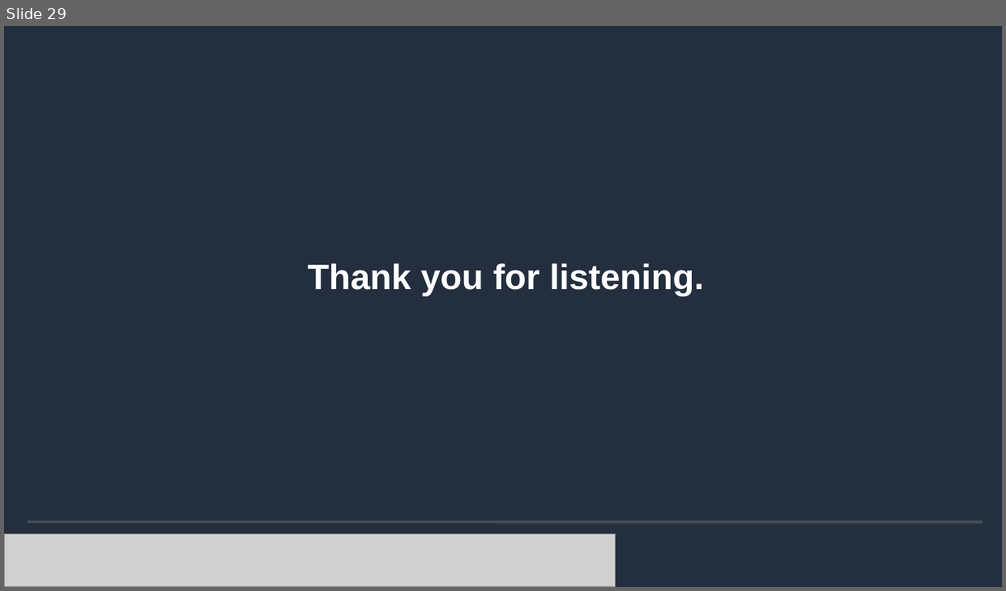
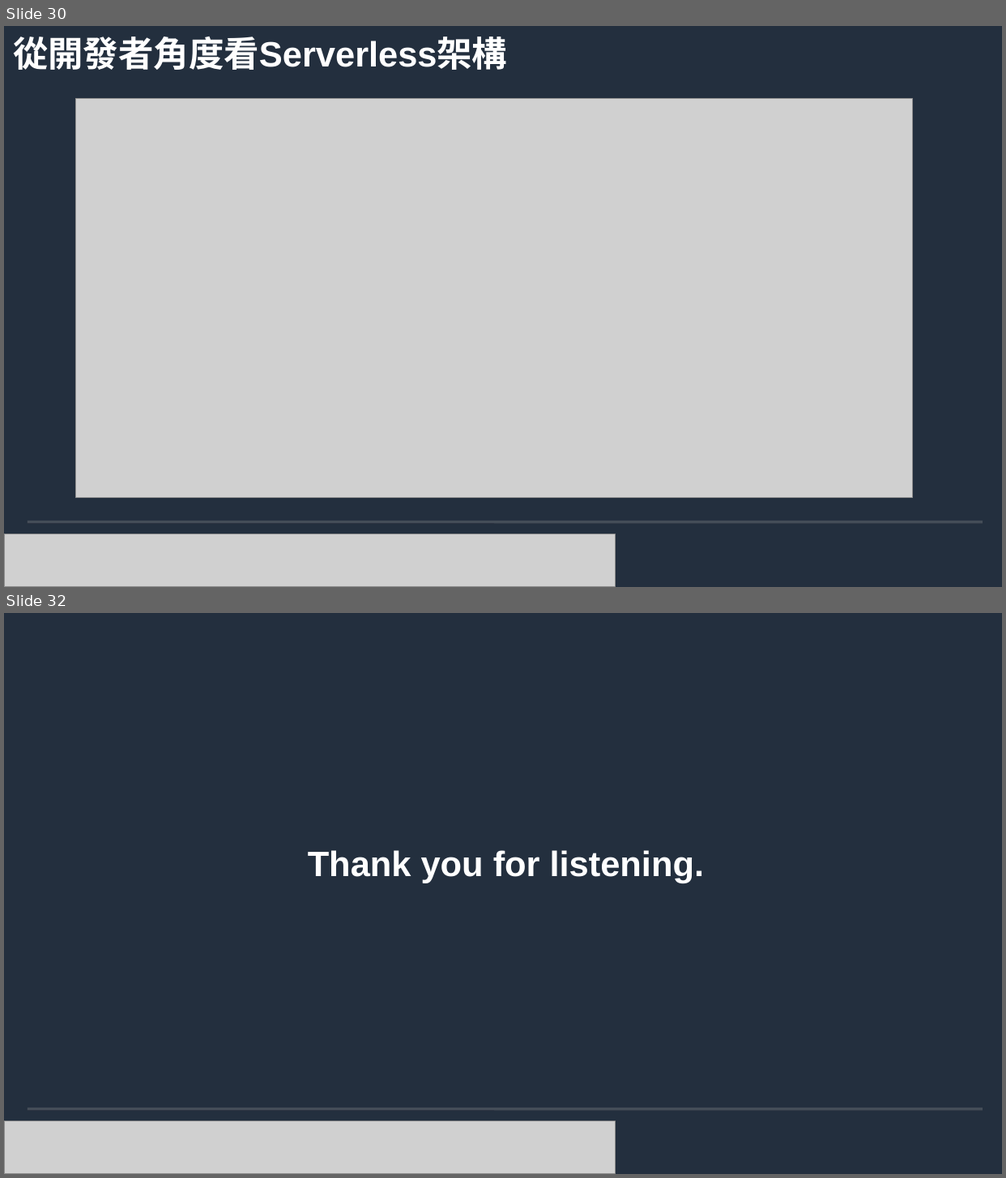
Before and after one commit to andygithub9/cfc104_2, a slide deck: 104.odp. Shown one above the other, each under a label of ours: slide 29 before the commit, slides 30 and 32 after it; the slides between them are not shown. The pictures are 1006x591 and 1006x1178 pixels, drawn with LibreOffice and Linux fonts; fonts in the diff are those of the drawing; grey boxes stand for pictures; background and template pictures are left out. Boxes give left, top, right and bottom in pixels: in the first picture for what was removed or moved away, otherwise in the second. Text is boxed around its words. In the diff, an @@ line names an element or a change of style, - is before the commit and + after.

```diff
--- a/104.odp
+++ b/104.odp
@@ slide 30 added at [4,26,1002,587], background #232F3E; not listed: 2 template elements that a slide beside it also shows @@
@@ title added at [13,37,507,70], 28 pt, text #FFFFFF, bold @@
+從開發者角度看Serverless架構
@@ picture added at [75,98,913,497] @@
@@ picture added at [4,535,616,587] @@
@@ what was slide 29 is now slide 32 @@
```
Also in this commit, not shown: 2 slides changed, 2 other slides added.
